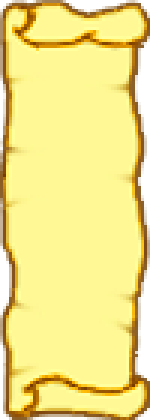
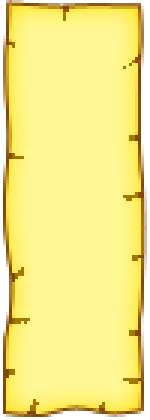
Layered file, before and after one edit (150 × 420). Changes by layer:
added group "2" with 3 layers above "Peцепт" over (3, 0, 147, 417)
added layer "Фигура 2 (копия)" in group "2" over (3, 0, 147, 417)
added layer "Фигура 2" in group "2" over (3, 0, 147, 417)
hid group "Peцепт" (4 layers) over (0, 0, 150, 420)
